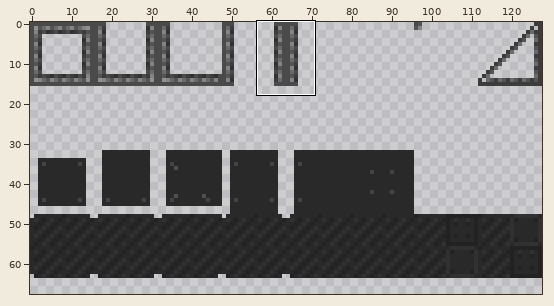
Sprite sheet -- base/craft/parts.png. The picture above shows the old version from afar; the outline marks the close-up.
Close-up. The starting point:
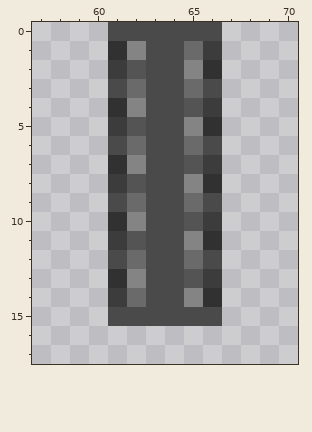
The file is 128x128 pixels. Colours within 5 levels of each other are drawn and written as one. Shown: x 57..70, y 0..17. The wide view leaves out empty margins. The commit also changed other parts of the picture, which this record leaves out.
The same view after the edit:
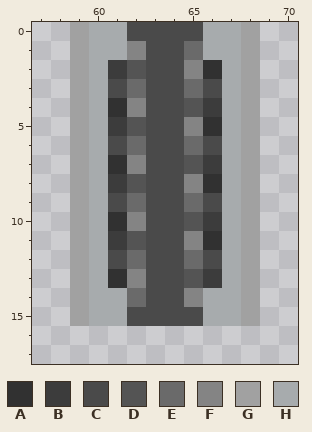
Palette (. is transparent): A #313131  B #3c3c3c  C #4a4a4a  D #545454  E #6a6a6a  F #848484  G #a1a1a1  H #a7abad
From old to new:
y 0: x 59..61 ..C -> GHH; x 66..68 C.. -> HHG
y 1: x 59..61 ..A -> GHH; x 66..68 B.. -> HHG
y 2..13: x 59..60 .. -> GH; x 67..68 .. -> HG
y 14: x 59..61 ..B -> GHH; x 66..68 A.. -> HHG
y 15: x 59..61 ..C -> GHH; x 66..68 C.. -> HHG
